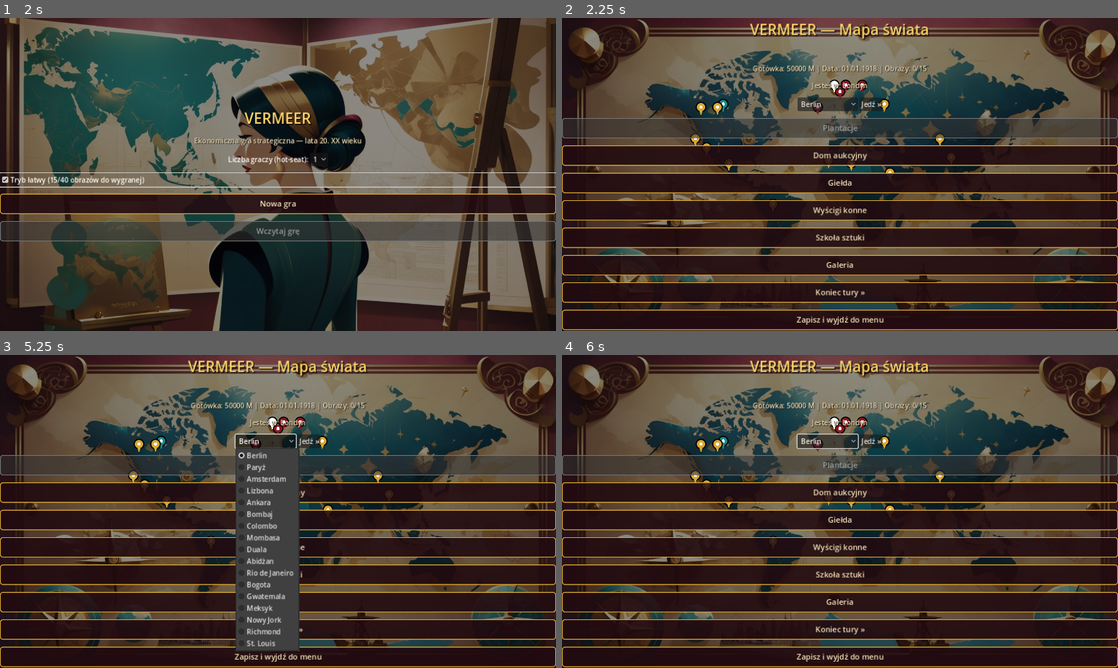
Above: before the commit, frames 1-4 (two rows, left to right).
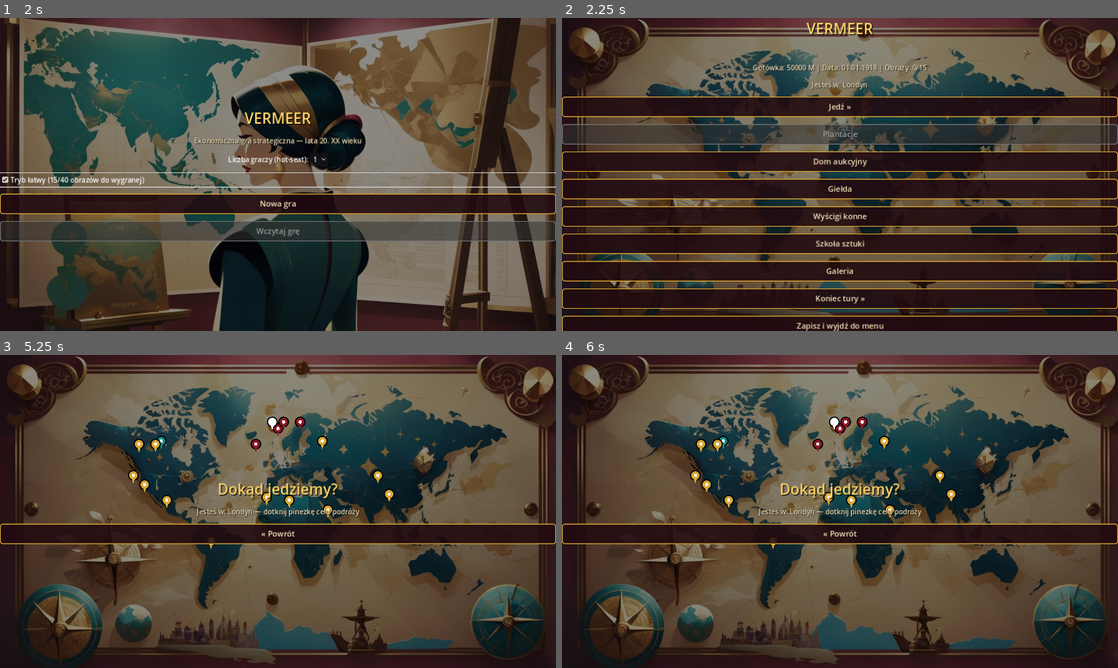
Above: after the commit, the same moments.

Repository: cinekm20/the-forger-retro-tycoon
Game: Godot game, scene res://scenes/main_menu/MainMenu.tscn
Same seed, same stepped clock (60 frames per second), same inputs: the game is played once before the commit and once after it.
Inputs (mouse positions are in pixels of both pictures, inside the frame that each line leads up to):
- Up to frame 1 (2 s): click "1" at 0.5 s; click "Tryb łatwy (15/40 obrazów do …" at 1.25 s
- Up to frame 2 (2.25 s): click "Nowa gra" at 2 s
- Up to frame 3 (5.25 s): click (300, 423) at 2.77 s; click (278, 430) at 3.52 s; click (283, 423) at 4.27 s; click (255, 445) at 5.02 s
- Up to frame 4 (6 s): click (862, 423) at 5.77 s

Frame 1 is identical in both runs. In frame 2, 37% of the frame differs, in the area x 0-100%, y 1-100%; in frame 3, 41%; in frame 4, 39%.

Commit message:
Redesign travel: separate map screen, location-aware Hub, train/plane
Hub no longer shows the world map directly — it now displays a
background based on the current location's region (REGION_BACKGROUNDS
lookup, ready to fill in as regional art arrives per
docs/GRAFIKA_LEONARDO.md §2.1; falls back to hub_map.jpg until then)
and just has a "Jedź »" button. Tapping it opens a new TravelMap
screen with the pins (moved out of Hub unchanged). Selecting a
destination pin there starts travel and shows a new TravelAnimation
screen: a simple native-drawn vehicle (TravelVehicle.gd, same
draw-it-in-code approach as MapPin) slides across the screen — a train
if origin and destination share the same Cities.CITIES region, a
plane if they don't (crossing regions implies crossing an ocean given
how regions are tagged). Travel.start_travel() now records
last_travel_from/to/vehicle for the animation screen to read.

Added test coverage for the vehicle-choice logic (same-region trip =
train, cross-region = plane) and updated the README walkthrough to
match the new Hub -> Jedź -> map -> animation -> Hub flow.

Co-Authored-By: Claude Sonnet 5 <noreply@anthropic.com>
Claude-Session: https://claude.ai/code/session_01WjdcGYSPdySvPA6GKCaWaN

Diff:
--- a/game/scenes/hub/Hub.gd
+++ b/game/scenes/hub/Hub.gd
@@ -1,7 +1,8 @@
 extends Control
-## Mapa świata / hub — tło art/backgrounds/hub_map.jpg (docs/GRAFIKA_LEONARDO.md
-## pkt. 2), reszta ekranu wciąż na surowym UI Godota: pasek stanu, podróże
-## między miastami i nawigacja do wszystkich ekranów.
+## Hub — pasek stanu i nawigacja do wszystkich ekranów. Tło zależy od
+## aktualnej lokalizacji (regionu), nie jest już mapą świata — mapa z
+## klikalnymi pinezkami żyje teraz na osobnym ekranie (scenes/travel_map),
+## otwieranym przyciskiem "Jedź »" (patrz GDD.md pkt. 4.9).
 
 ## Ekrany, które wymagają bycia w mieście danego typu (patrz Cities.CITIES),
 ## na wzór "zablokowanych" opcji menu z oryginału (docs/ZRODLA_C64_WIKI.md,
@@ -17,50 +18,30 @@
 	"Galeria": "res://scenes/gallery/Gallery.tscn",
 }
 
-## Kolory pinezek wg typu miasta (Cities.CITIES[id]["type"]) — nasza paleta
-## złoto/burgund/turkus. Aktualne miasto gracza dostaje osobny, biały kolor.
-const TYPE_PIN_COLORS := {
-	"plantation": Color(0.85, 0.65, 0.2),
-	"auction": Color(0.55, 0.1, 0.15),
-	"hub": Color(0.1, 0.55, 0.55),
-}
-const CURRENT_CITY_PIN_COLOR := Color(1.0, 1.0, 1.0)
-
-const MapPinScript := preload("res://scripts/ui/MapPin.gd")
+## Tła wg regionu aktualnej lokalizacji — na razie puste (czekamy na
+## wygenerowanie 5 szablonów regionalnych, docs/GRAFIKA_LEONARDO.md §2.1),
+## FALLBACK_BACKGROUND używane, dopóki dany region nie ma własnej grafiki.
+## Uzupełnij np. REGION_BACKGROUNDS["europe"] = "res://art/backgrounds/region_europe.jpg"
+## gdy grafika będzie gotowa — nic więcej nie trzeba zmieniać w kodzie.
+const REGION_BACKGROUNDS := {}
+const FALLBACK_BACKGROUND := "res://art/backgrounds/hub_map.jpg"
 
 var status_label: Label
 var turn_label: Label
 var travel_status_label: Label
-var destination_option: OptionButton
 var travel_button: Button
 
 
 func _ready() -> void:
-	ScreenHelpers.make_background(self, "res://art/backgrounds/hub_map.jpg")
-	_build_pins()
+	ScreenHelpers.make_background(self, _get_current_background())
 	var root := ScreenHelpers.make_root(self)
-	ScreenHelpers.make_title(root, "VERMEER — Mapa świata")
+	ScreenHelpers.make_title(root, "VERMEER")
 
 	turn_label = ScreenHelpers.make_label(root, "")
 	status_label = ScreenHelpers.make_label(root, "")
 	travel_status_label = ScreenHelpers.make_label(root, "")
 
-	var travel_row := HBoxContainer.new()
-	travel_row.alignment = BoxContainer.ALIGNMENT_CENTER
-	root.add_child(travel_row)
-
-	destination_option = OptionButton.new()
-	for city_id in Cities.CITIES.keys():
-		if city_id == Travel.current_city:
-			continue
-		destination_option.add_item(Cities.get_city_name(city_id))
-		destination_option.set_item_metadata(destination_option.item_count - 1, city_id)
-	travel_row.add_child(destination_option)
-
-	travel_button = Button.new()
-	travel_button.text = "Jedź »"
-	travel_button.pressed.connect(_on_travel_pressed)
-	travel_row.add_child(travel_button)
+	travel_button = ScreenHelpers.make_button(root, "Jedź »", func(): SceneRouter.goto_scene(SceneRouter.TRAVEL_MAP))
 
 	for destination_name in LOCATION_GATED_DESTINATIONS.keys():
 		var info: Dictionary = LOCATION_GATED_DESTINATIONS[destination_name]
@@ -78,40 +59,9 @@
 	_update_status()
 
 
-## Rozmieszcza klikalne pinezki nad mapą wg Cities.MAP_POSITION — dotknięcie
-## pinezki innego miasta niż aktualne od razu rozpoczyna podróż (to samo, co
-## wybór z listy rozwijanej + "Jedź »" niżej, tylko szybciej).
-func _build_pins() -> void:
-	var pins_layer := Control.new()
-	pins_layer.set_anchors_preset(Control.PRESET_FULL_RECT)
-	pins_layer.mouse_filter = Control.MOUSE_FILTER_PASS
-	add_child(pins_layer)
-
-	var viewport_size := get_viewport_rect().size
-	for city_id in Cities.CITIES.keys():
-		var pin: Button = MapPinScript.new()
-		var city_type: String = Cities.CITIES[city_id]["type"]
-		pin.pin_color = CURRENT_CITY_PIN_COLOR if city_id == Travel.current_city else TYPE_PIN_COLORS.get(city_type, Color.GRAY)
-		var frac: Vector2 = Cities.get_map_position(city_id)
-		pin.position = frac * viewport_size - MapPinScript.PIN_SIZE / 2.0
-		pin.tooltip_text = Cities.get_city_name(city_id)
-		pin.pressed.connect(_on_pin_pressed.bind(city_id))
-		pins_layer.add_child(pin)
-
-
-func _on_pin_pressed(city_id: String) -> void:
-	if city_id == Travel.current_city:
-		return
-	Travel.start_travel(city_id)
-	_update_status()
-
-
-func _on_travel_pressed() -> void:
-	if destination_option.selected < 0:
-		return
-	var destination: String = destination_option.get_item_metadata(destination_option.selected)
-	Travel.start_travel(destination)
-	_update_status()
+func _get_current_background() -> String:
+	var region: String = Cities.CITIES.get(Travel.current_city, {}).get("region", "")
+	return REGION_BACKGROUNDS.get(region, FALLBACK_BACKGROUND)
 
 
 func _on_save_and_exit_pressed() -> void:
@@ -124,7 +74,7 @@
 	if GameState.check_game_over():
 		SceneRouter.goto_scene(SceneRouter.ENDING)
 	else:
-		SceneRouter.goto_hub()  # przeładuj scenę — nowy aktywny gracz ma inną mapę/plantacje
+		SceneRouter.goto_hub()  # przeładuj scenę — nowy aktywny gracz ma inny stan/lokalizację
 
 
 func _update_status() -> void:
@@ -152,7 +102,6 @@
 	else:
 		travel_status_label.text = "Jesteś w: %s" % Cities.get_city_name(Travel.current_city)
 
-	destination_option.visible = not Travel.is_traveling()
 	travel_button.visible = not Travel.is_traveling()
 
 	for child in get_children():
--- /dev/null
+++ b/game/scenes/travel_animation/TravelAnimation.gd
@@ -0,0 +1,43 @@
+extends Control
+## Krótka animacja podróży — pociąg (podróż w obrębie tego samego regionu)
+## albo samolot (inny region, zwykle przez ocean), patrz Travel.gd
+## start_travel(). Po zakończeniu (albo po "Pomiń") wraca do Hubu.
+
+const ANIMATION_DURATION := 1.6
+
+const TravelVehicleScript := preload("res://scripts/ui/TravelVehicle.gd")
+
+var vehicle_icon: Control
+var finished: bool = false
+
+
+func _ready() -> void:
+	var root := ScreenHelpers.make_root(self)
+	ScreenHelpers.make_title(root, "Podróż")
+	ScreenHelpers.make_label(root, "%s → %s" % [
+		Cities.get_city_name(Travel.last_travel_from), Cities.get_city_name(Travel.last_travel_to),
+	])
+
+	var track := Control.new()
+	track.custom_minimum_size = Vector2(0, 120)
+	track.size_flags_horizontal = Control.SIZE_EXPAND_FILL
+	root.add_child(track)
+
+	vehicle_icon = TravelVehicleScript.new()
+	vehicle_icon.is_plane = Travel.last_travel_vehicle == Travel.Vehicle.PLANE
+	vehicle_icon.position = Vector2(-TravelVehicleScript.ICON_SIZE.x, 40)
+	track.add_child(vehicle_icon)
+
+	ScreenHelpers.make_button(root, "Pomiń »", _on_finished)
+
+	var viewport_width := get_viewport_rect().size.x
+	var tween := create_tween()
+	tween.tween_property(vehicle_icon, "position:x", viewport_width, ANIMATION_DURATION)
+	tween.finished.connect(_on_finished)
+
+
+func _on_finished() -> void:
+	if finished:
+		return
+	finished = true
+	SceneRouter.goto_hub()
--- /dev/null
+++ b/game/scenes/travel_animation/TravelAnimation.tscn
@@ -0,0 +1,12 @@
+[gd_scene load_steps=2 format=3]
+
+[ext_resource type="Script" path="res://scenes/travel_animation/TravelAnimation.gd" id="1"]
+
+[node name="TravelAnimation" type="Control"]
+layout_mode = 3
+anchors_preset = 15
+anchor_right = 1.0
+anchor_bottom = 1.0
+grow_horizontal = 2
+grow_vertical = 2
+script = ExtResource("1")
--- /dev/null
+++ b/game/scenes/travel_map/TravelMap.gd
@@ -0,0 +1,50 @@
+extends Control
+## Mapa świata z klikalnymi pinezkami — osobny ekran, wywoływany z Hubu
+## przyciskiem "Jedź »" (patrz GDD.md pkt. 4.9). Wybór celu podróży = tap na
+## pinezkę, potem animacja podróży (scenes/travel_animation).
+
+const TYPE_PIN_COLORS := {
+	"plantation": Color(0.85, 0.65, 0.2),
+	"auction": Color(0.55, 0.1, 0.15),
+	"hub": Color(0.1, 0.55, 0.55),
+}
+const CURRENT_CITY_PIN_COLOR := Color(1.0, 1.0, 1.0)
+
+const MapPinScript := preload("res://scripts/ui/MapPin.gd")
+
+var info_label: Label
+
+
+func _ready() -> void:
+	ScreenHelpers.make_background(self, "res://art/backgrounds/hub_map.jpg")
+	_build_pins()
+
+	var root := ScreenHelpers.make_root(self)
+	ScreenHelpers.make_title(root, "Dokąd jedziemy?")
+	info_label = ScreenHelpers.make_label(root, "Jesteś w: %s — dotknij pinezkę celu podróży" % Cities.get_city_name(Travel.current_city))
+	ScreenHelpers.make_button(root, "« Powrót", func(): SceneRouter.goto_hub())
+
+
+func _build_pins() -> void:
+	var pins_layer := Control.new()
+	pins_layer.set_anchors_preset(Control.PRESET_FULL_RECT)
+	pins_layer.mouse_filter = Control.MOUSE_FILTER_PASS
+	add_child(pins_layer)
+
+	var viewport_size := get_viewport_rect().size
+	for city_id in Cities.CITIES.keys():
+		var pin: Button = MapPinScript.new()
+		var city_type: String = Cities.CITIES[city_id]["type"]
+		pin.pin_color = CURRENT_CITY_PIN_COLOR if city_id == Travel.current_city else TYPE_PIN_COLORS.get(city_type, Color.GRAY)
+		var frac: Vector2 = Cities.get_map_position(city_id)
+		pin.position = frac * viewport_size - MapPinScript.PIN_SIZE / 2.0
+		pin.tooltip_text = Cities.get_city_name(city_id)
+		pin.pressed.connect(_on_pin_pressed.bind(city_id))
+		pins_layer.add_child(pin)
+
+
+func _on_pin_pressed(city_id: String) -> void:
+	if city_id == Travel.current_city:
+		return
+	if Travel.start_travel(city_id):
+		SceneRouter.goto_scene(SceneRouter.TRAVEL_ANIMATION)
--- /dev/null
+++ b/game/scenes/travel_map/TravelMap.tscn
@@ -0,0 +1,12 @@
+[gd_scene load_steps=2 format=3]
+
+[ext_resource type="Script" path="res://scenes/travel_map/TravelMap.gd" id="1"]
+
+[node name="TravelMap" type="Control"]
+layout_mode = 3
+anchors_preset = 15
+anchor_right = 1.0
+anchor_bottom = 1.0
+grow_horizontal = 2
+grow_vertical = 2
+script = ExtResource("1")
--- a/game/scripts/autoload/SceneRouter.gd
+++ b/game/scripts/autoload/SceneRouter.gd
@@ -10,6 +10,8 @@
 const ART_SCHOOL := "res://scenes/art_school/ArtSchool.tscn"
 const GALLERY := "res://scenes/gallery/Gallery.tscn"
 const ENDING := "res://scenes/ending/Ending.tscn"
+const TRAVEL_MAP := "res://scenes/travel_map/TravelMap.tscn"
+const TRAVEL_ANIMATION := "res://scenes/travel_animation/TravelAnimation.tscn"
 
 
 func goto_scene(path: String) -> void:
--- a/game/scripts/autoload/Travel.gd
+++ b/game/scripts/autoload/Travel.gd
@@ -10,9 +10,16 @@
 
 const START_CITY := "london"  ## zgodnie z realiami startu gry (1 stycznia 1918)
 
+enum Vehicle { TRAIN, PLANE }
+
 var current_city: String = START_CITY
 var route: Array[String] = []  ## pozostałe przystanki do odwiedzenia (bez aktualnego miasta)
 var days_remaining: float = 0.0
+
+## Do animacji podróży (scenes/travel_animation) — ustawiane w start_travel().
+var last_travel_from: String = ""
+var last_travel_to: String = ""
+var last_travel_vehicle: Vehicle = Vehicle.TRAIN
 
 
 func _ready() -> void:
@@ -30,7 +37,9 @@
 
 
 ## Rozpoczyna podróż do destination_city (może obejmować kilka przesiadek).
-## Zwraca false, jeśli już w podróży albo miasto nieosiągalne.
+## Zwraca false, jeśli już w podróży albo miasto nieosiągalne. Pociąg vs
+## samolot: ta sama "region" w Cities.CITIES = pociąg (podróż lądowa),
+## inna = samolot (dalej, zwykle przez ocean).
 func start_travel(destination_city: String) -> bool:
 	if is_traveling() or destination_city == current_city:
 		return false
@@ -38,6 +47,12 @@
 	var path: Array = result["path"]
 	if path.is_empty():
 		return false
+
+	last_travel_from = current_city
+	last_travel_to = destination_city
+	var from_region: String = Cities.CITIES.get(current_city, {}).get("region", "")
+	var to_region: String = Cities.CITIES.get(destination_city, {}).get("region", "")
+	last_travel_vehicle = Vehicle.TRAIN if from_region == to_region else Vehicle.PLANE
 
 	route.clear()
 	for i in range(1, path.size()):
--- /dev/null
+++ b/game/scripts/ui/TravelVehicle.gd
@@ -0,0 +1,57 @@
+class_name TravelVehicle
+extends Control
+## Prosty, rysowany natywnie pojazd do animacji podróży (pociąg/samolot) —
+## ta sama logika co MapPin: zamiast walczyć z Leonardo o małą, wyizolowaną
+## ikonę, rysujemy silhouette bezpośrednio w kodzie.
+
+const ICON_SIZE := Vector2(56, 34)
+
+var is_plane: bool = false
+var vehicle_color: Color = Color(0.85, 0.65, 0.2)
+
+
+func _init() -> void:
+	custom_minimum_size = ICON_SIZE
+	size = ICON_SIZE
+
+
+func _draw() -> void:
+	if is_plane:
+		_draw_plane()
+	else:
+		_draw_train()
+
+
+func _draw_train() -> void:
+	var w := size.x
+	var h := size.y
+	draw_rect(Rect2(w * 0.05, h * 0.15, w * 0.9, h * 0.5), vehicle_color)
+	draw_rect(Rect2(w * 0.75, 0.0, w * 0.18, h * 0.2), vehicle_color)
+	draw_circle(Vector2(w * 0.25, h * 0.75), h * 0.14, Color.BLACK)
+	draw_circle(Vector2(w * 0.75, h * 0.75), h * 0.14, Color.BLACK)
+	draw_circle(Vector2(w * 0.25, h * 0.75), h * 0.14, vehicle_color, false, 2.0)
+	draw_circle(Vector2(w * 0.75, h * 0.75), h * 0.14, vehicle_color, false, 2.0)
+
+
+func _draw_plane() -> void:
+	var w := size.x
+	var h := size.y
+	var body := PackedVector2Array([
+		Vector2(0.0, h * 0.5),
+		Vector2(w * 0.75, h * 0.38),
+		Vector2(w, h * 0.5),
+		Vector2(w * 0.75, h * 0.62),
+	])
+	draw_colored_polygon(body, vehicle_color)
+	var wing := PackedVector2Array([
+		Vector2(w * 0.35, h * 0.5),
+		Vector2(w * 0.55, 0.0),
+		Vector2(w * 0.68, h * 0.5),
+	])
+	draw_colored_polygon(wing, vehicle_color)
+	var tail := PackedVector2Array([
+		Vector2(w * 0.05, h * 0.5),
+		Vector2(w * 0.18, h * 0.15),
+		Vector2(w * 0.22, h * 0.5),
+	])
+	draw_colored_polygon(tail, vehicle_color)
--- a/game/tests/run_tests.gd
+++ b/game/tests/run_tests.gd
@@ -25,6 +25,7 @@
 	_test_forward_contract_penalty_on_failure()
 	_test_players_hotseat_swap()
 	_test_security_bodyguard_and_gangster()
+	_test_travel_vehicle_choice()
 
 	print("\n=== Wynik: %d/%d testów przeszło ===" % [total - failures, total])
 	quit(1 if failures > 0 else 0)
@@ -208,3 +209,20 @@
 	Economy.player_money = 100000.0
 	var stolen := Security.send_gangster(rival_id)
 	_assert(not stolen, "gangster nie może ukraść obrazu, którego rywal nie posiada")
+
+
+func _test_travel_vehicle_choice() -> void:
+	print("-- Travel: wybór pociąg vs samolot wg regionu --")
+	Travel.reset_new_game()
+
+	# Richmond i St. Louis są w tym samym regionie (north_america) -> pociąg.
+	Travel.current_city = "richmond"
+	Travel.route.clear()
+	Travel.start_travel("st_louis")
+	_assert(Travel.last_travel_vehicle == Travel.Vehicle.TRAIN, "Richmond -> St. Louis (ten sam region) = pociąg")
+
+	# Londyn (europe) i Nowy Jork (north_america) są w różnych regionach -> samolot.
+	Travel.reset_new_game()
+	Travel.current_city = "london"
+	Travel.start_travel("new_york")
+	_assert(Travel.last_travel_vehicle == Travel.Vehicle.PLANE, "Londyn -> Nowy Jork (inny region) = samolot")
Not shown, changed: game/README.md
